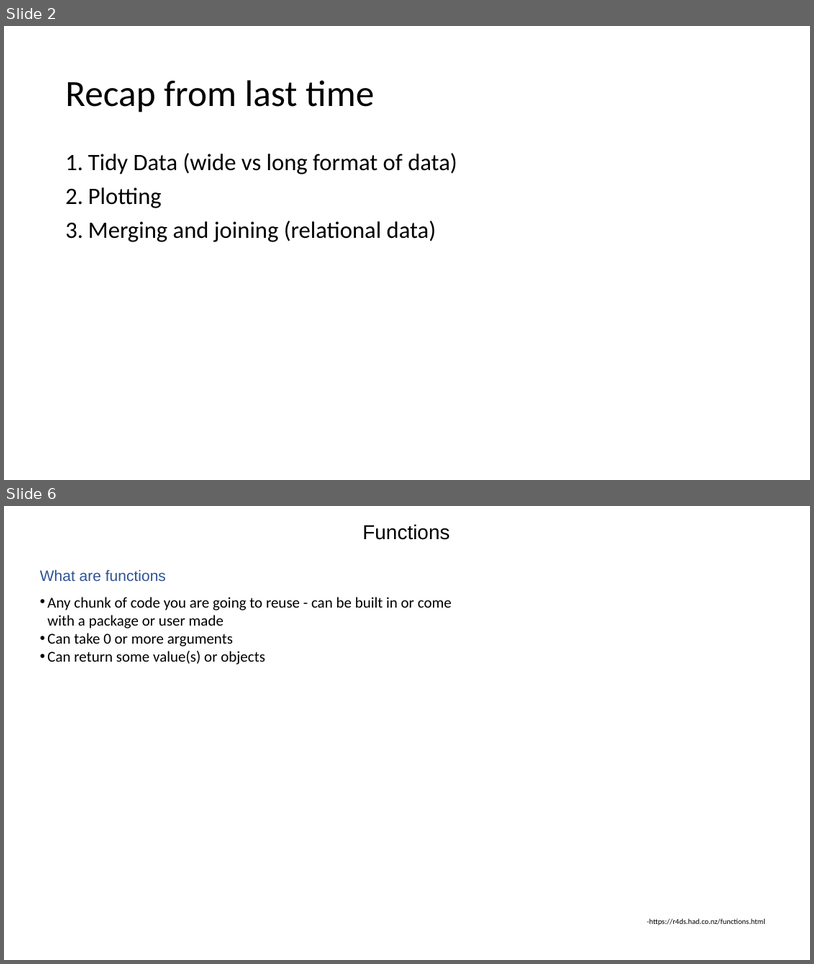
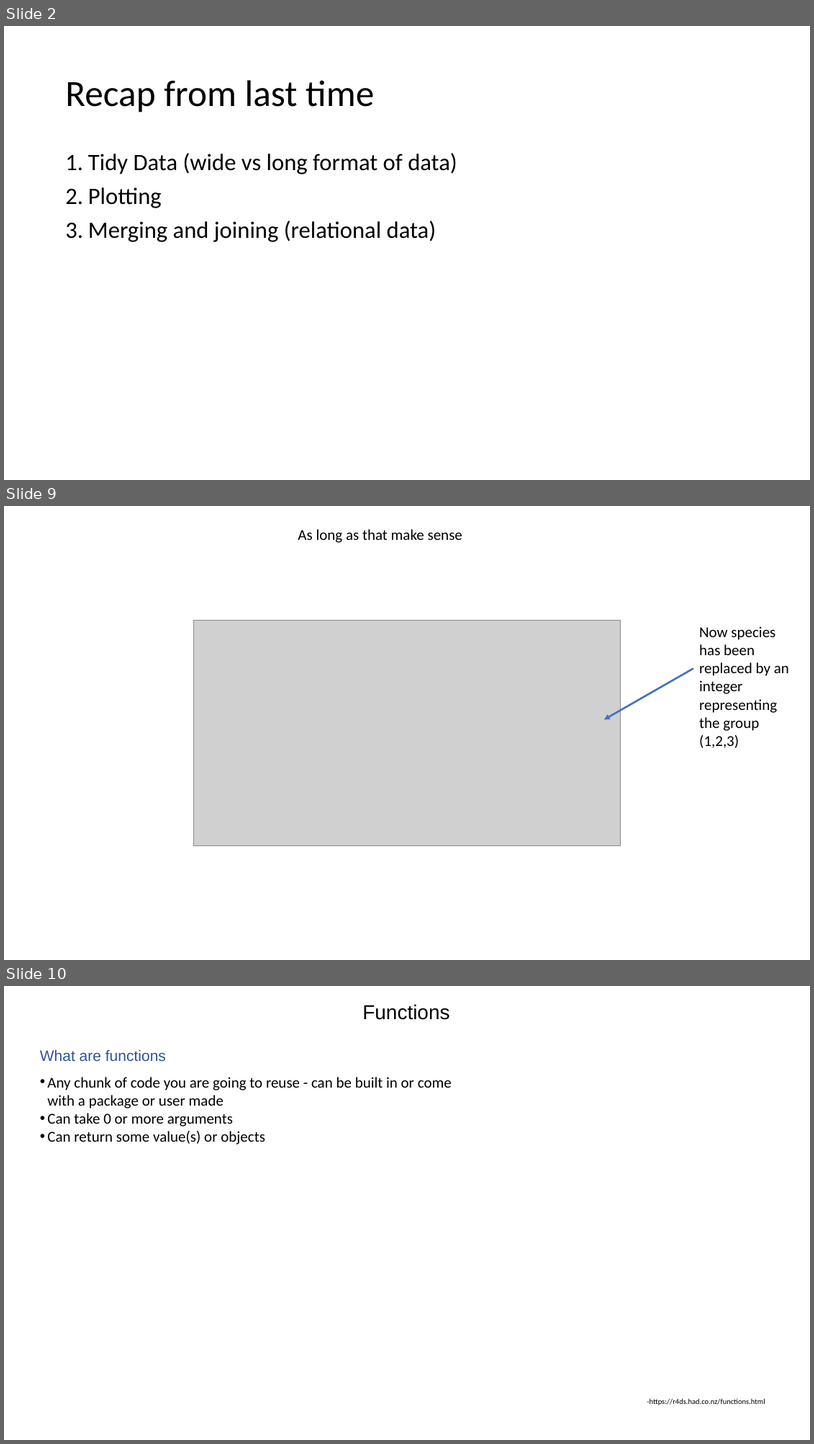
Before and after one commit to jraab/GNET749_RNAseq, a slide deck: lectures/2023_GNET749_Lecture3.pptx. Shown one above the other, each under a label of ours: slides 2 and 6 before the commit, slides 2, 9 and 10 after it; the slides between them are not shown. The pictures are 814x964 and 814x1444 pixels, drawn with LibreOffice and Linux fonts; fonts in the diff are those of the drawing; grey boxes stand for pictures. Boxes give left, top, right and bottom in pixels: in the first picture for what was removed or moved away, otherwise in the second. Text is boxed around its words. In the diff, an @@ line names an element or a change of style, - is before the commit and + after.

```diff
--- a/lectures/2023_GNET749_Lecture3.pptx
+++ b/lectures/2023_GNET749_Lecture3.pptx
@@ slide 9 added at <box>4,506,810,960</box>, background #FFFFFF @@
@@ text added at <box>298,529,463,543</box>, 18 pt, text #000000 @@
+As long as that make sense
@@ picture added at <box>194,620,621,845</box> @@
@@ text added at <box>700,626,790,748</box>, 18 pt, text #000000 @@
+Now species has been replaced by an integer representing the group (1,2,3)
@@ arrow added from (694, 668) to (604, 720), #4472C4 2.25 pt @@
@@ what was slide 6 is now slide 10 @@
```
Also in this commit, not shown: 3 slides changed, 12 other slides added, 3 slides removed, 3 other files.
